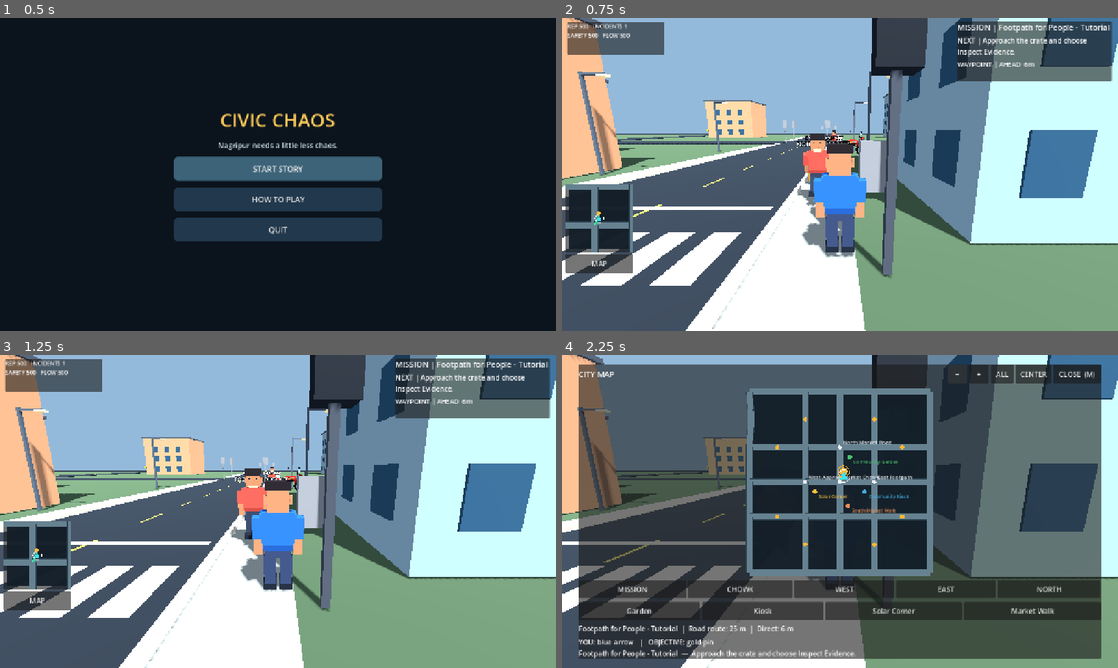
Above: before the commit, frames 1-4 (two rows, left to right).
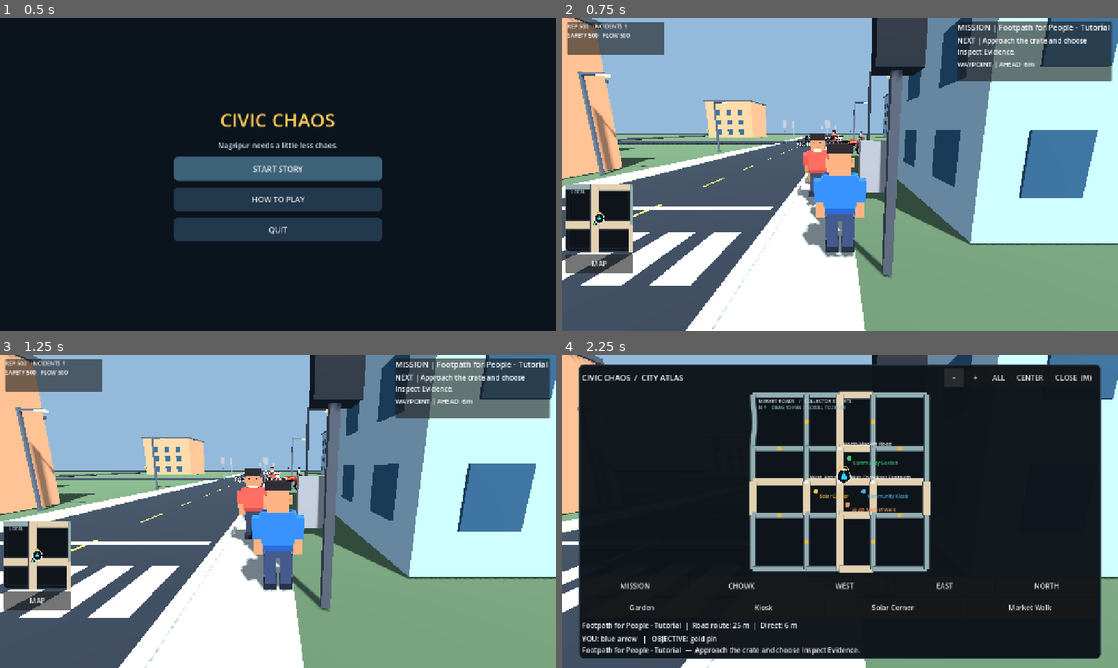
Above: after the commit, the same moments.

Repository: gauravprajapat-23/civic-chaos
Game: Godot game, scene res://scenes/core/menu.tscn
The game is run twice, just before and just after one commit, with the same random seed, the same clock (stepped at 60 frames per second) and the same inputs.
Inputs:
- Up to frame 1 (0.5 s): no input
- Up to frame 2 (0.75 s): click "START STORY" at 0.5 s
- Up to frame 3 (1.25 s): no input
- Up to frame 4 (2.25 s): click "MAP" at 1.25 s; click "−" at 2 s

Frame 1 is identical in both runs. In frame 2, 1.2% of the frame differs, in the area x 0-13%, y 53-75%; in frame 3, 1.2%; in frame 4, 68%, in the area x 3-97%, y 2-98%.

Commit message:
feat(MAP-002A): redesign full and mini city map with canonical road hierarchy and modern marker framing [skip ci]

Diff:
--- a/scripts/ui/civic_city_map.gd
+++ b/scripts/ui/civic_city_map.gd
@@ -12,15 +12,14 @@
 const RoadLayout = preload("res://scripts/world/city_road_layout.gd")
 const CityNetwork = preload("res://scripts/world/city_network_definition.gd")
 const MapRoutes = preload("res://scripts/ui/civic_map_routes.gd")
+const MapStyle = preload("res://scripts/ui/civic_map_visual_style.gd")
 const LivingZones = preload("res://scripts/world/living_city_zones.gd")
 const EXTENT: float = RoadLayout.EXTENT_M
 const INSET: float = 16.0
-const ROAD := Color(0.40, 0.51, 0.57)
-const ROAD_EDGE := Color(0.17, 0.25, 0.30)
-const PLAYER := Color(0.24, 0.88, 0.96)
+const PLAYER := MapStyle.PLAYER
 const TARGET := Color(1.0, 0.72, 0.20)
-const MAP_BACKGROUND := Color(0.075, 0.12, 0.16, 0.96)
-const ROUTE_COLOR := Color(0.20, 0.91, 0.64)
+const MAP_BACKGROUND := MapStyle.BACKGROUND
+const ROUTE_COLOR := MapStyle.ROUTE
 ## Descriptive, grounded map landmarks, not extra missions or unlocks.
 const LANDMARKS := [
     {"name": "Market Chowk", "position": Vector3(0, 0, 0)},
@@ -66,6 +65,7 @@
     small_frame = PanelContainer.new()
     small_frame.name = "MiniMapFrame"
     small_frame.mouse_filter = Control.MOUSE_FILTER_IGNORE
+    small_frame.add_theme_stylebox_override("panel", MapStyle.frame_style())
     add_child(small_frame)
     map_surface = Control.new()
     map_surface.name = "MiniMapDrawing"
@@ -83,6 +83,9 @@
     large_frame.name = "FullCityMap"
     large_frame.visible = false
     large_frame.mouse_filter = Control.MOUSE_FILTER_STOP
+    var full_frame_style: StyleBoxFlat = MapStyle.frame_style()
+    full_frame_style.set_content_margin_all(8)
+    large_frame.add_theme_stylebox_override("panel", full_frame_style)
     add_child(large_frame)
     # UI-002 contract: FullCityMap's direct child remains a VBoxContainer.
     # UI-003: nest scrolling INSIDE that outer box, so rows of controls
@@ -109,7 +112,7 @@
     header.add_theme_constant_override("v_separation", 5)
     stack.add_child(header)
     var heading := Label.new()
-    heading.text = "CITY MAP"
+    heading.text = "CIVIC CHAOS  /  CITY ATLAS"
     heading.size_flags_horizontal = Control.SIZE_EXPAND_FILL
     heading.add_theme_font_size_override("font_size", 18)
     header.add_child(heading)
@@ -478,25 +481,31 @@
     if area.size.x <= 0.0 or area.size.y <= 0.0:
         return
     map_surface.draw_rect(area, MAP_BACKGROUND, true)
+    map_surface.draw_rect(area.grow(-2.0), MapStyle.BLOCK_TINT, false, 1.0)
     # Draw exactly the canonical network used by drivable road geometry.
     # Each road centerline is sampled, not replaced by grid-axis chords.
     for road in CityNetwork.roads():
         var points: PackedVector3Array = road["centerline"]
-        var road_width: float = maxf(3.0, area.size.x *
-            float(road["width_m"]) / (MINI_RADIUS_M * 2.0))
+        var road_width: float = MapStyle.road_width(road,
+            minf(area.size.x, area.size.y) / (MINI_RADIUS_M * 2.0), true)
         for i in range(1, points.size()):
             var a: Vector2 = minimap_project(points[i - 1],
                 player_position, player_forward, area)
             var b: Vector2 = minimap_project(points[i],
                 player_position, player_forward, area)
-            map_surface.draw_line(a, b, ROAD_EDGE, road_width + 2.0)
-            map_surface.draw_line(a, b, ROAD, road_width)
+            if not MapStyle.segment_visible(a, b, area, road_width):
+                continue
+            map_surface.draw_line(a, b, MapStyle.road_edge(road), road_width + 2.6, true)
+            map_surface.draw_line(a, b, MapStyle.road_color(road), road_width, true)
     _draw_challenge_indicators(map_surface, area, true)
     if bool(route_state.get("ok", false)):
         var path: PackedVector3Array = route_state["points"]
         for i in range(1, path.size()):
-            map_surface.draw_line(minimap_project(path[i - 1], player_position, player_forward, area),
-                minimap_project(path[i], player_position, player_forward, area), ROUTE_COLOR, 2.5, true)
+            var a: Vector2 = minimap_project(path[i - 1], player_position, player_forward, area)
+            var b: Vector2 = minimap_project(path[i], player_position, player_forward, area)
+            if MapStyle.segment_visible(a, b, area):
+                map_surface.draw_line(a, b, MapStyle.ROUTE_HALO, 5.5, true)
+                map_surface.draw_line(a, b, ROUTE_COLOR, 3.0, true)
     var destination: Dictionary = _navigation_goal()
     if bool(destination.get("has_target", false)):
         var target: Vector2 = minimap_project(destination["target"], player_position, player_forward, area)
@@ -504,9 +513,12 @@
             clampf(target.y, area.position.y + 5.0, area.end.y - 5.0))
         map_surface.draw_circle(target, 5.0, TARGET)
     var center: Vector2 = area.get_center()
-    map_surface.draw_colored_polygon(PackedVector2Array([
-        center + Vector2(0, -8), center + Vector2(-5, 6), center + Vector2(5, 6)]), PLAYER)
-    map_surface.draw_arc(center, 10.0, 0, TAU, 24, Color.WHITE, 1.2)
+    map_surface.draw_circle(center, 11.0, MapStyle.ROUTE_HALO)
+    map_surface.draw_colored_polygon(MapStyle.player_triangle(center, Vector2.UP, 8.0), PLAYER)
+    map_surface.draw_arc(center, 11.0, 0, TAU, 24, Color.WHITE, 1.4)
+    # Orientation remains player-up; never label the top edge as north.
+    map_surface.draw_string(ThemeDB.fallback_font, area.position + Vector2(6, 14),
+        "LOCAL", HORIZONTAL_ALIGNMENT_LEFT, -1, 10, Color(0.75, 0.84, 0.86))
 
 ## Show the player which otherwise-simple grid segments have real S-bends.
 ## The warning pins are deterministic and do not change navigation state.
@@ -537,26 +549,39 @@
     var area := Rect2(requested.position + (requested.size - Vector2.ONE * size) * 0.5,
         Vector2.ONE * size)
     canvas.draw_rect(area, MAP_BACKGROUND, true)
+    # Restrained cartographic frame, no fabricated streets or parcels.
+    canvas.draw_rect(area.grow(-3.0), MapStyle.BLOCK_TINT, false, 1.0)
     # Same source-of-truth as the vehicle graph and physical curved asphalt:
     # no invented straight roads between the canonical street nodes.
     for road in CityNetwork.roads():
         var points: PackedVector3Array = road["centerline"]
-        var width: float = maxf(2.0, size * float(road["width_m"]) /
-            (EXTENT * 2.0) * map_zoom)
+        var width: float = MapStyle.road_width(road,
+            size / (EXTENT * 2.0) * map_zoom, false)
         for i in range(1, points.size()):
             var a: Vector2 = full_view_project(points[i - 1], area,
                 map_center, map_zoom)
             var b: Vector2 = full_view_project(points[i], area,
                 map_center, map_zoom)
-            canvas.draw_line(a, b, ROAD_EDGE, width + 2.0)
-            canvas.draw_line(a, b, ROAD, width)
+            if not MapStyle.segment_visible(a, b, area, width):
+                continue
+            canvas.draw_line(a, b, MapStyle.road_edge(road), width + 3.0, true)
+            canvas.draw_line(a, b, MapStyle.road_color(road), width, true)
     _draw_full_challenge_indicators(canvas, area)
     if bool(route_state.get("ok", false)):
         var path: PackedVector3Array = route_state["points"]
         for index in range(1, path.size()):
-            canvas.draw_line(full_view_project(path[index - 1], area, map_center, map_zoom),
-                full_view_project(path[index], area, map_center, map_zoom), ROUTE_COLOR, 4.0 if detailed else 2.0, true)
+            var a: Vector2 = full_view_project(path[index - 1], area, map_center, map_zoom)
+            var b: Vector2 = full_view_project(path[index], area, map_center, map_zoom)
+            if MapStyle.segment_visible(a, b, area):
+                canvas.draw_line(a, b, MapStyle.ROUTE_HALO, 8.0 if detailed else 5.0, true)
+                canvas.draw_line(a, b, ROUTE_COLOR, 4.3 if detailed else 2.5, true)
     if detailed:
+        canvas.draw_string(ThemeDB.fallback_font, area.position + Vector2(12, 18),
+            "MARKET ROADS   /   COLLECTOR STREETS",
+            HORIZONTAL_ALIGNMENT_LEFT, -1, 11, Color(0.82, 0.87, 0.85))
+        canvas.draw_string(ThemeDB.fallback_font, area.position + Vector2(12, 33),
+            "N  ^     DRAG TO PAN  /  SCROLL TO ZOOM",
+            HORIZONTAL_ALIGNMENT_LEFT, -1, 10, Color(0.60, 0.76, 0.79))
         var font: Font = ThemeDB.fallback_font
         for landmark in LANDMARKS:
             var center: Vector2 = full_view_project(landmark["position"], area, map_center, map_zoom)
@@ -578,13 +603,10 @@
     if facing.length_squared() < 0.0001:
         facing = Vector2(0, -1)
     facing = facing.normalized()
-    var side := Vector2(-facing.y, facing.x)
     var radius: float = 12.0 if detailed else 7.0
-    canvas.draw_colored_polygon(PackedVector2Array([
-        position + facing * radius, position - facing * radius * 0.6 + side * radius * 0.65,
-        position - facing * radius * 0.6 - side * radius * 0.65
-    ]), PLAYER)
-    canvas.draw_arc(position, radius + 2.0, 0, TAU, 24, Color.WHITE, 1.3)
+    canvas.draw_circle(position, radius + 3.0, MapStyle.ROUTE_HALO)
+    canvas.draw_colored_polygon(MapStyle.player_triangle(position, facing, radius), PLAYER)
+    canvas.draw_arc(position, radius + 3.0, 0, TAU, 24, Color.WHITE, 1.4)
 
 ## A device can rotate while MAP is open; never push the full frame offscreen.
 static func expanded_bounds(viewport: Vector2) -> Rect2:
